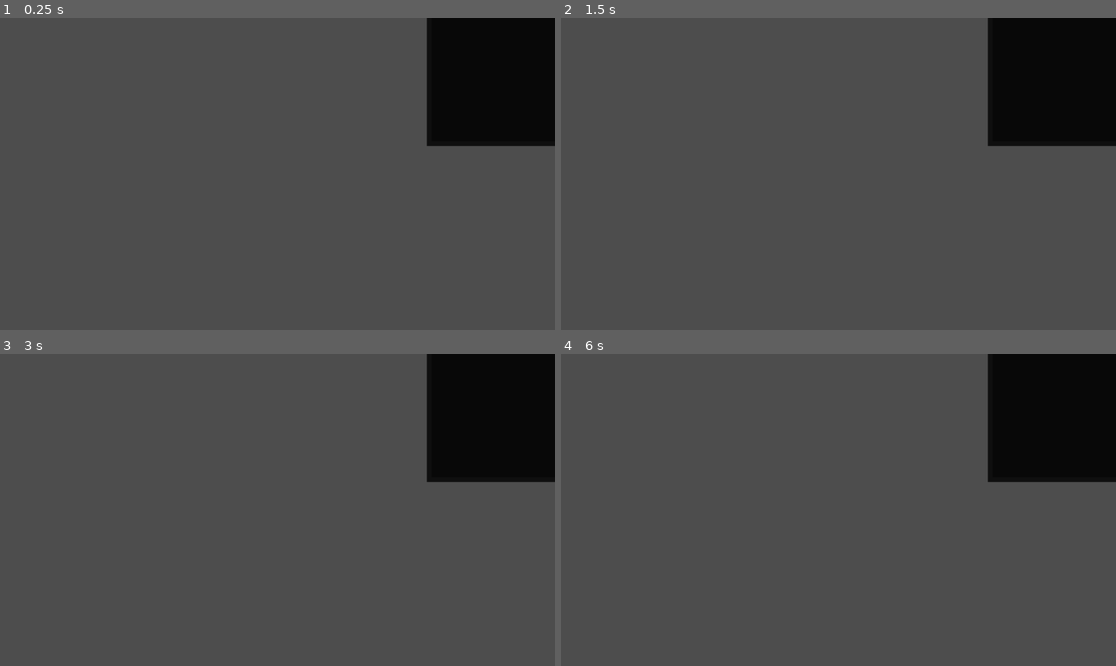
Above: before the commit, frames 1-4 (two rows, left to right).
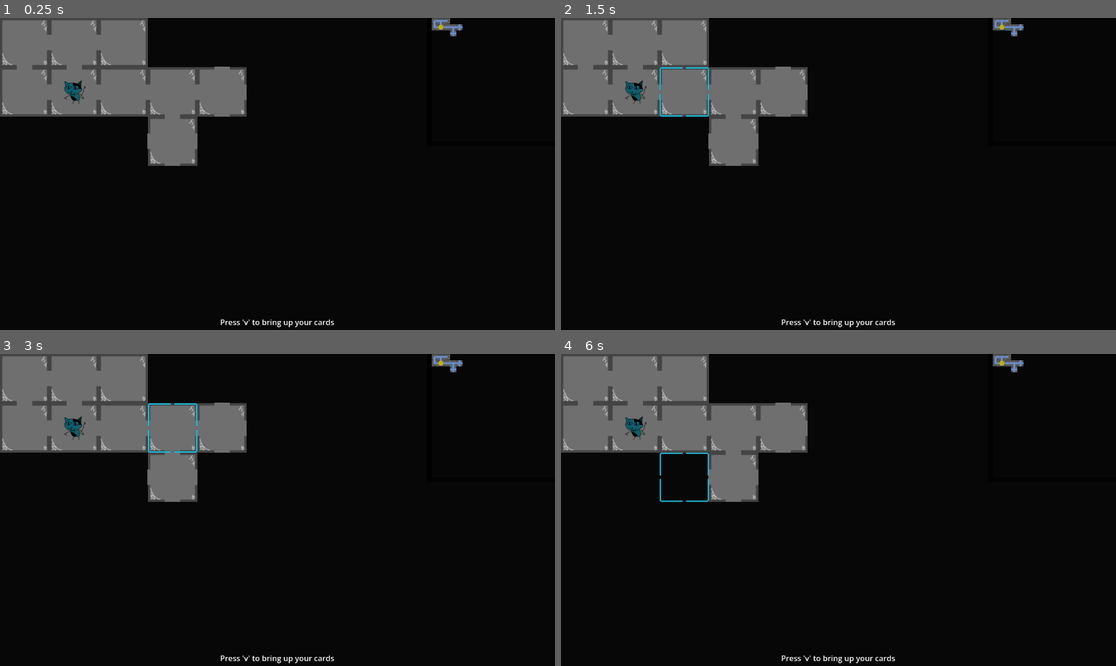
Above: after the commit, the same moments.

Repository: emrysshevek/gameganggame
Game: Godot game, scene res://scenes/GameScene.tscn
The game is run twice, just before and just after one commit, with the same random seed, the same clock (stepped at 60 frames per second) and the same inputs.
Inputs (mouse positions are in pixels of both pictures, inside the frame that each line leads up to):
- Up to frame 1 (0.25 s): no input
- Up to frame 2 (1.5 s): tap V (debug_v) at 0.5, 1.25 s; move the mouse to (960, 158) at 0.52 s; hold D (move_right) 0.53-1.25 s; click (960, 158) at 0.6 s; drag from (727, 189) to (810, 236) at 1.27 s
- Up to frame 3 (3 s): tap V (debug_v) at 2, 2.75 s; move the mouse to (333, 441) at 2.02 s; hold D (move_right) 2.03-2.75 s; click (333, 441) at 2.1 s; drag from (249, 572) to (111, 463) at 2.77 s
- Up to frame 4 (6 s): tap V (debug_v) at 3.5, 4.25 s; move the mouse to (1005, 556) at 3.52 s; hold A (move_left) 3.53-4.25 s; hold Shift 3.53-4.25 s; click (1005, 556) at 3.8 s; drag from (672, 463) to (755, 432) at 4.27 s; move the mouse to (866, 510) at 5.02 s; hold S (debug_down) 5.03-5.75 s; tap Ctrl at 5.1 s; click (866, 510) at 5.3 s; drag from (755, 432) to (727, 525) at 5.77 s

The runs differ from the first frame. In frame 1, 89% of the frame differs, in the area x 0-100%, y 0-100%; in frame 2, 89%; in frame 3, 89%; in frame 4, 89%.
Error before the commit: Parse Error: Cannot find member "recursive_equal" in base "Array[TargetRequirement]". (res://cards/card.gd:128)

Commit message:
save point

Diff:
--- a/cards/card.gd
+++ b/cards/card.gd
@@ -14,11 +14,10 @@
 @export var deck: Deck = null
 @export var pile: Pile = null
 
-@export var targets_required: Array[TargetRequirement]
-@export var target_range_max:int = 3 #set to 0 to auto-target own character or tile
+@export var targets_required: TargetRequirement = null
+var targets: Array[Node]
 
 var is_faceup: bool = true
-var targets: Dictionary[Node, Model.ObjectTypes]
 
 
 @export var focus: Focusable
@@ -28,7 +27,7 @@
 @export var _description_label: Label
 @export var _costs_hbox: HBoxContainer
 
-var owning_character:Character #should change this to a reference to the character later
+var owning_character:Character
 #endregion
 
 
@@ -64,6 +63,7 @@
 		_backside.hide()
 	is_faceup = !is_faceup
 
+
 func value_check() -> bool:
 	var value_man = Utils.try_get_value_manager()
 	#check for values, then reserve them
@@ -77,9 +77,10 @@
 		value_man.reserve_value(each_value_type, cost[each_value_type])
 	return true
 
+
 func play() -> void:
 	#check if targetting is needed by the card
-	if targets_required.has(Model.ObjectTypes.PLAYER_CHARACTER) == true && target_range_max == 0:
+	if targets_required == null:
 		#no targetting needed, only affects caster. some other types may not require targetting and can be added here
 		#play card effect
 		_trigger_play_ability()
@@ -88,95 +89,52 @@
 		#call state machine to switch to 'targetting' state, pass it card owner so events knows who is calling for switch
 		Events.request_input_state_transition.emit(Model.InputState.TARGET, owning_character)
 
-func validate_target(potential_target:Tile, just_checking:bool) -> bool: #overwrite(?) this for sub-class cards
+
+func validate_target(potential_target: Node, just_checking:bool) -> bool: #overwrite(?) this for sub-class cards
 	#called from the cursor when the player selects a target with the cursor in TARGET state -> just checking = false
 	#or called from grid_man when trying to find tiles to highlight -> just checking = true
 	#the OBJECT_TYPE of the target is already checked by grid man in get_tile_objects
-	if validate_range(potential_target.grid_coordinates) == false:
+
+	# steps:
+	# 	check count
+	# 	check type
+	# 	check range
+
+	if just_checking or targets.size() >= targets_required.max_count:
 		return false
-	if potential_target.is_tile_revealed == false:
-		if just_checking == false:
-			targets[potential_target] = Model.ObjectTypes.TILE
-		return true
-	return false
 
-func validate_range(possible_target_location:Vector2) -> bool:
+	if not("types" in potential_target and targets_required.type in potential_target.types):
+		return false
+
 	var owners_location = owning_character.grid_coordinates
-	var distance:int = Utils.try_get_grid_man().get_crow_flies_distance(possible_target_location, owners_location)
-	if distance > target_range_max:
+	var distance:int = Utils.try_get_grid_man().get_crow_flies_distance(potential_target.grid_coordinates, owners_location)
+	if distance > targets_required.max_range or distance < targets_required.min_range:
 		return false
-	else:
-		return true
+
+	if not just_checking:
+		targets.append(potential_target)
+
+	return true
+
 
 func check_targetting_finished():
-	if targets_required.size() > targets.size():
-		pass #stay in targetting mode, indicate player to continue pickig targets
-	elif targets_required.size() < targets.size():
-		#verifying that player hasn't selected too many targets
-		targets.clear() #so they can start over
-		pass #stay in targetting mode, indicate player to re-pick targets
-	#var approved_targets: Dictionary[Model.ObjectTypes, int]
-	##check each target type that is required to see if the right number of each have been provided
-	#for each_target_type in targets_required.keys():
-		#for each_node_type in targets.values():
-			#if approved_targets.has(each_node_type) == true:
-				#approved_targets[each_node_type] += 1
-			#else:
-				#approved_targets[each_node_type] = 1
-	#checks that the 'approved targets' dictionary created above by counting types of targets in 'targets'
-	#matches the required targets
-	if targets_required.recursive_equal(translate_targets(), 1) == true:
+	if targets.size() == targets_required.min_count:
 		Events.request_input_state_transition.emit(Model.InputState.CARD, owning_character)
 		_trigger_play_ability()
-	else:
-		print ("somehow player picked invalid targets")
-		assert(false)
 
-func translate_targets() -> Dictionary[Model.ObjectTypes, int]:
-	#returns a dictionary of all current targets that matches the formatting of 'targets_required' for comparison
-	var translated_target_dictionary:Dictionary[Model.ObjectTypes, int]
-	for each_target_type in targets_required.keys():
-		for each_node_type in targets.values():
-			if translated_target_dictionary.has(each_node_type) == true:
-				translated_target_dictionary[each_node_type] += 1
-			else:
-				translated_target_dictionary[each_node_type] = 1
-	return translated_target_dictionary
 
 func get_my_target_types():
 	return targets_required.keys()
 
-func get_remaining_target_types() -> Array[Model.ObjectTypes]:
-	var return_types:Array[Model.ObjectTypes]
-	var translated_current_targets = translate_targets()
-	for each_required_type in targets_required.keys():
-		if translated_current_targets.has(each_required_type) == true:
-			if targets_required[each_required_type] == translated_current_targets[each_required_type]:
-				pass
-			else:
-				return_types.append(each_required_type)
-		else:
-			return_types.append(each_required_type)
-	#for each_required_type in targets_required.keys():
-		#if targets.values().has(each_required_type):
-			#if targets[each_required_type] == targets_required[each_required_type]:
-				#pass
-			#elif targets[each_required_type] > targets_required[each_required_type]:
-				#print("too many targets selected")
-				#assert(false)
-			#elif targets[each_required_type] < targets_required[each_required_type]:
-				#print("more targets needed")
-				#return_types.append(each_required_type)
-		#else:
-			#return_types.append(each_required_type)
-	return return_types
 
 func discard() -> void:
 	_trigger_discard_ability()
 	Events.card_discarded.emit(self)
 
+
 func highlight_react() -> void:
 	scale = Vector2(1.5, 1.5)
+
 
 func highlight_return():
 	scale = Vector2(1,1)
@@ -185,16 +143,14 @@
 
 #region Private Methods
 func _trigger_play_ability() -> void:
-	#targets[owning_character] = target_types.caster
 	#owning_character.movement += 3
-	targets.keys()[0].reveal(owning_character.character_id)
+	targets[0].reveal(owning_character.character_id)
 	for each_value_type in cost.keys():
 		Utils.try_get_value_manager().use_reserved_value(each_value_type, cost[each_value_type])
 	Events.card_played.emit(self) #then tell value manager to unreserve+spend the values this card reserved
 
 
 func _trigger_discard_ability() -> void:
-	#targets[owning_character] = target_types.caster
 	owning_character.movement += 1
 #endregion
 
--- a/cards/card.tscn
+++ b/cards/card.tscn
@@ -1,7 +1,13 @@
 [gd_scene format=3 uid="uid://bnv5dqpc4y8xb"]
 
 [ext_resource type="Script" uid="uid://cq0rkd2f0cx1d" path="res://cards/card.gd" id="1_ivai2"]
+[ext_resource type="Script" path="res://cards/target_requirement.gd" id="2_4k7q8"]
 [ext_resource type="PackedScene" uid="uid://ddbf7ide4v43w" path="res://components/focusable/focusable.tscn" id="2_nwofj"]
+
+[sub_resource type="Resource" id="Resource_f61jr"]
+script = ExtResource("2_4k7q8")
+min_count = 1
+max_range = 3
 
 [node name="Card" type="Control" unique_id=693299294 node_paths=PackedStringArray("_backside", "_frontside", "_description_label", "_costs_hbox")]
 custom_minimum_size = Vector2(50, 75)
@@ -14,6 +20,7 @@
 0: 3,
 1: 1
 })
+targets_required = SubResource("Resource_f61jr")
 _backside = NodePath("MarginContainer/Back")
 _frontside = NodePath("MarginContainer/Front")
 _description_label = NodePath("MarginContainer/Front/MarginContainer/VBoxContainer/Description")
--- a/entities/character.gd
+++ b/entities/character.gd
@@ -10,6 +10,8 @@
 #endregion
 
 #region properties
+@export var types: Array[Model.ObjectTypes] = [Model.ObjectTypes.ENTITY, Model.ObjectTypes.CHARACTER]
+
 var input_man:PlayerInputManager
 var pis_machine:PlayerInputStateMachine
 var my_screen:PlayerScreen
--- a/entities/cursor_sprite.gd
+++ b/entities/cursor_sprite.gd
@@ -29,6 +29,6 @@
 			if character_ref.get_my_current_playing_card() != null:
 				var current_card = character_ref.get_my_current_playing_card()
 				var grid_man = Utils.try_get_grid_man()
-				if current_card.validate_target(grid_man.get_tile_objects(current_card.get_remaining_target_types()[0], grid_coordinates), false) == true:
+				if current_card.validate_target(grid_man.get_tile_objects(current_card.targets_required.type, grid_coordinates), false) == true:
 					current_card.check_targetting_finished()
 			#add the selected tile/object to the 'target' for the card being played in input_state_machine
--- /dev/null
+++ b/entities/entity.gd
@@ -0,0 +1,4 @@
+class_name Entity
+extends Node
+
+@export var types: Array[Model.ObjectTypes] = []
--- a/global/model.gd
+++ b/global/model.gd
@@ -23,8 +23,14 @@
 
 ## Object Types.
 enum ObjectTypes {
+	ENTITY,
 	TILE,
+	REVEALED_TILE,
+	HIDDEN_TILE,
+	CHARACTER,
 	PLAYER_CHARACTER,
+	NON_PLAYER_CHARACTER,
+	CARD,
 }
 
 enum CullingLayers {
--- a/scenes/grid_manager.gd
+++ b/scenes/grid_manager.gd
@@ -179,9 +179,9 @@
 	return true
 
 func highlight_targettable_tiles(evaluating_card:Card, origin_point:Vector2, floor:int):
-	for each_tile in _get_all_tiles(floor):
-		if evaluating_card.validate_target(each_tile, true) == true:
-			each_tile.set_highlight(evaluating_card.owning_character.character_id, true)
+	for tile in _get_all_tiles(floor):
+		if not tile.is_tile_revealed and evaluating_card.validate_target(tile, true):
+			tile.set_highlight(evaluating_card.owning_character.character_id, true)
 
 func clear_highlights(for_character_id:int, floor:int):
 	for each_tile in _get_all_tiles(floor):
--- a/scenes/tile.gd
+++ b/scenes/tile.gd
@@ -8,6 +8,7 @@
 #endregion
 
 #region properties
+@export var types: Array[Model.ObjectTypes] = [Model.ObjectTypes.ENTITY, Model.ObjectTypes.TILE, ]
 var grid_coordinates:Vector2
 var explore_value:Model.CreatureValue
 var is_tile_explored:bool = false
@@ -43,6 +44,8 @@
 func reset_to_hidden():
 	is_tile_explored = false
 	is_tile_revealed = false
+	types.erase(Model.ObjectTypes.REVEALED_TILE)
+	types.append(Model.ObjectTypes.HIDDEN_TILE)
 	_tile_bkd.texture = load("res://art/unrevealed_tile.png")
 	#_tile_bkd.self_modulate = Color("000000c0")
 
@@ -56,6 +59,8 @@
 
 func reveal(which_player:int):
 	is_tile_revealed = true
+	types.erase(Model.ObjectTypes.HIDDEN_TILE)
+	types.append(Model.ObjectTypes.REVEALED_TILE)
 	tile_revealed.emit(self, which_player)
 	_tile_bkd.texture = _revealed_texture
 	_tile_bkd.self_modulate = Color("858585")
Not shown, added: entities/entity.gd.uid
